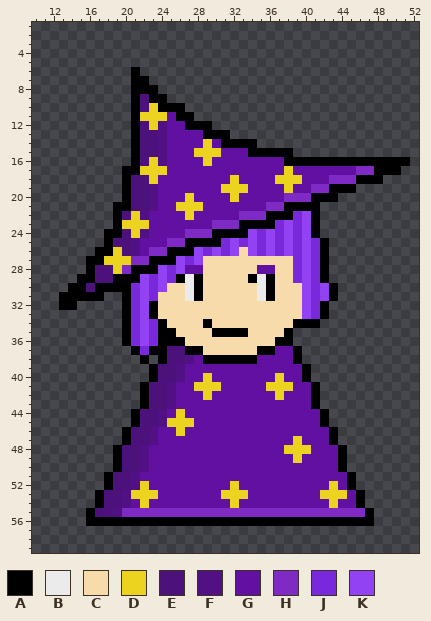
One commit to this pixel-art sprite: assets/player/wizard-class.png. The picture above was drawn from the file before the commit.
The file is 64x64 pixels. Colours within 5 levels of each other are drawn and written as one. Shown: x 10..52, y 1..59.
Palette (. is transparent): A #000000  B #ebebeb  C #f8dbaa  D #ebd320  E #4c117b  F #511184  G #6110a2  H #802ac6  J #7a28dc  K #9241f3
Pixels before (only the part around the change), first column x 10:
 1 ...........................................
 2 ...........................................
 3 ...........................................
 4 ...........................................
 5 ...........................................
 6 ...........A...............................
 7 ...........AA..............................
 8 ...........AAA.............................
 9 ...........AEAA............................
10 ...........AEDAAA..........................
11 ...........ADDDGAA.........................
12 ...........AEDFGGAAA.......................
13 ...........AEEFGGGGAAA.....................
14 ...........AEEFGGGGDGAAAA..................
15 ...........AEEFGGGDDDGGGAAAAA..............
16 ...........AEDFGGGGDGGGGGGGGAAAAAAAAAAAAAA.
17 ..........AADDDGGGGGGGGGGGGGDGGGGGGGHHAAA..
18 ..........AEEDGGGGGGGGDGGGGDDDGGGHHHAAA....
19 ..........AEEFGGGGGGGDDDGGGGDGGHHAAA.......
20 ..........AEEFGGGDGGGGDGGGGGHHHAAA.........
21 .........AAEEFGGDDDGGGGGGGHHAAAA...........
22 .........AEDFGGGGDGGGGGHHHAAAJKA...........
23 .........ADDDGGGGGGGHHHAAAAJKJKA...........
24 ........AAEDFGGGGHHHAAAAKJKJKJKA...........
25 ........AEEFGGGHHAAAAJKJKJKJKJKJA..........
26 .......AADEFGHHAAAKJKJKCKJKJKJKJA..........
27 ......AADDDHHAAAKJKCCCCCCCCCCJKJA..........
28 ......AEEDHAAAKJKGGCCCCCCGGCCJKJA..........
29 .....AAEEAAAKJKJABACCCCCABACCJKJA..........
30 ....AAEAAAAJKJKCCBACCCCCCBACCCKJKA.........
31 ...AAAAA..AJKJCCCBACCCCCCBACCCKJKA.........
32 ...AA.....AJKACCCCCCCCCCCCCCCCKJA..........
33 ..........AJKACCCCCCCCCCCCCCCCKJA..........
34 ..........AJKJACCCCACCCCCCCCCAAA...........
35 ..........AJKJAACCCCAAAACCCCA..............
36 ..........AJKJAAACCCCCCCCCCAA..............
37 ...........AJAAEEAACCCCCCAAGGA.............
38 ............A.AEEFGAAAAAAGGGGA.............
39 .............AEEFGGGGGGGGGGGGGA............
40 .............AEEFGGDGGGGGGGDGGA............
41 ............AEEFGGDDDGGGGGDDDGGA...........
42 ............AEEFGGGDGGGGGGGDGGGA...........
43 ............AEEFGGGGGGGGGGGGGGGA...........
44 ...........AEEFGDGGGGGGGGGGGGGGGA..........
45 ...........AEEFDDDGGGGGGGGGGGGGGA..........
46 ..........AEEFGGDGGGGGGGGGGGGGGGGA.........
47 ..........AEEFGGGGGGGGGGGGGGGDGGGA.........
48 .........AEEFGGGGGGGGGGGGGGGDDDGGGA........
49 .........AEEFGGGGGGGGGGGGGGGGDGGGGA........
50 .........AEEFGGGGGGGGGGGGGGGGGGGGGA........
51 ........AEEFGGGGGGGGGGGGGGGGGGGGGGGA.......
52 ........AEEFDGGGGGGGGGDGGGGGGGGGGDGA.......
53 .......AEEFDDDGGGGGGGDDDGGGGGGGGDDDGA......
54 .......AEEFGDGGGGGGGGGDGGGGGGGGGGDGGA......
55 ......AEEFHHHHHHHHHHHHHHHHHHHHHHHHHHHA.....
56 ......AAAAAAAAAAAAAAAAAAAAAAAAAAAAAAAA.....
57 ...........................................
58 ...........................................
59 ...........................................
After the commit:
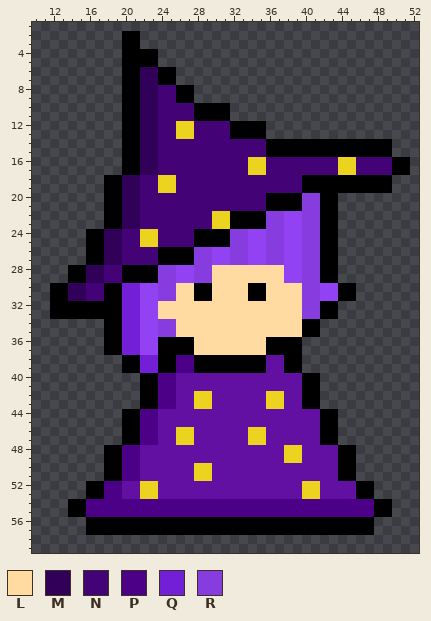
Colours new in this view: L #ffdba2  M #310058  N #430377  P #4c0088  Q #731ed7  R #873ce0
From old to new:
Changed rows in their new state; - is an unchanged pixel.
first column x 12:
 2 --------AA------------------------------
 3 --------AA------------------------------
 4 --------AAAA----------------------------
 5 --------AAAA----------------------------
 6 --------A-MMAA--------------------------
 7 --------A-MMAA--------------------------
 8 --------A-MMNNAA------------------------
 9 --------A-MMNNAA------------------------
10 --------A-MMNNNNAAAA--------------------
11 --------A-MMNNNNAAAA--------------------
12 --------A-MMNNDDNNNNAAAA----------------
13 --------A-MMNNDDNNNNAAAA----------------
14 --------A-MMNNNNNNNNNNNNAAAAAAAAAAAAAA--
15 --------A-MMNNNNNNNNNNNN---AAAAAAAAAAA--
16 --------A-MMNNNNNNNNNNDDNNNNNNNNDDNNNN--
17 ----------MMNNNNNNNNNNDDNNNNNNNNDDNNNN-A
18 ------AAMMNNDDNNNNNNNNNNNNNNAAAAAA---A--
19 ------AAMMNNDDNNNNNNNNNNNNNNAAA---AAAA--
20 ------AAMMNNNNNNNNNNNNNNAAAARR----------
21 ------A-MMNNNNNNNNNNNNNNAA--RRAA--------
22 ------A-MMNNNNNNNNDDAAAARRKKRRAA--------
23 ------A-MMNNNNNNNNDDA---RR-KRRAA--------
24 ----AAMMNNDDNNNNAA--RR-KRR-KRRAA--------
25 ----AAMMNNDDNNNN---ARR-KRR-KRR-A--------
26 ----A-MMNNNNA---RR-KRR-KRR-KRR-A--------
27 ------MMNNNN--AARRKKRRKKRRKKRR-A--------
28 --AAMMNNA---RR-KRRLLLLLLLLKKRR-A--------
29 --A-MMNN--AARRKKRRLLLLLLLLKKRR-A--------
30 AAMMNN--QQ-KRRLL-ALLLLAALLLLRR-KAA------
31 A-MMNNAAQQ-KRRLL-ALLLLAALLLLRR-KAA------
32 A--AAAAAQQ-KLLLLLLLLLLLLLLLLRR-A--------
33 AAAAAAAAQQ-KLLLLLLLLLLLLLLLLRR-A--------
34 ------AAQQ-KRRLLLLLLLLLLLLLL------------
35 ------AAQQ-KRRLLLLLLLLLLLLLLAA----------
36 ------AAQQ-K---ALLLLLLLLA--A------------
37 ------AAQQKK-AA-LLLLLLLL-AA-------------
38 --------AAQQ-APPA------A--A-------------
39 --------AAQQAAPPAAAAAAAA--AA.-----------
40 ----------A-PPG--G-------G---A----------
41 -----------APP--GGG-----GGG-A-----------
42 -----------APP--D-------D---A-----------
43 -----------APP--DD------DD--A-----------
44 --------A-PPG-G----------------A--------
45 --------A-PPGGGG---------------A--------
46 ---------APP---D------DD------A---------
47 ---------APP--DD------DD---G--A---------
48 ------A-PPG-----------------G----A------
49 ------A-PPG---------------D------A------
50 ------A-PPG-----DD---------------A------
51 -------APP------DD--------------A-------
52 ----AAPPGG-D--------G-------DD-G-GAA----
53 ----A-PPGG---------GGG------DDGGG--A----
54 --AAPPPPPPPPPPPPPPPPPPPPPPPPPPPPPPPPAA--
55 --AAPPPPPPPPPPPPPPPPPPPPPPPPPPPPPPPPAA--
57 ----AAAAAAAAAAAAAAAAAAAAAAAAAAAAAAAA----
Boxes around the changes in both pictures, in picture pixels (x1, y1, x2, y2):
changed: (50, 31, 410, 535)
